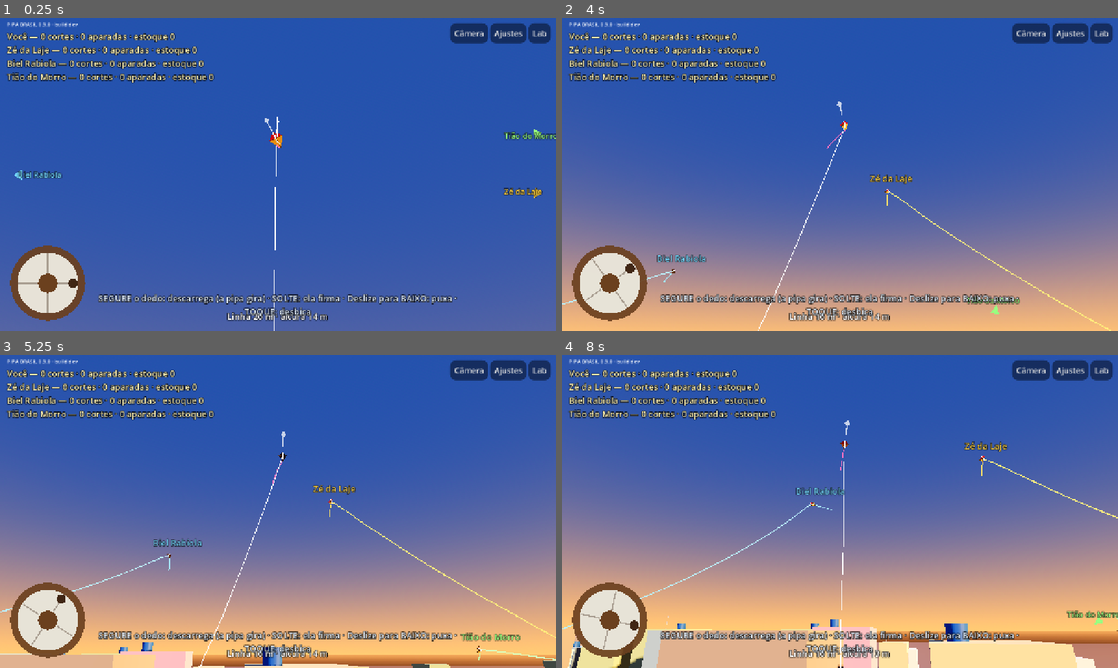
Above: before the commit, frames 1-4 (two rows, left to right).
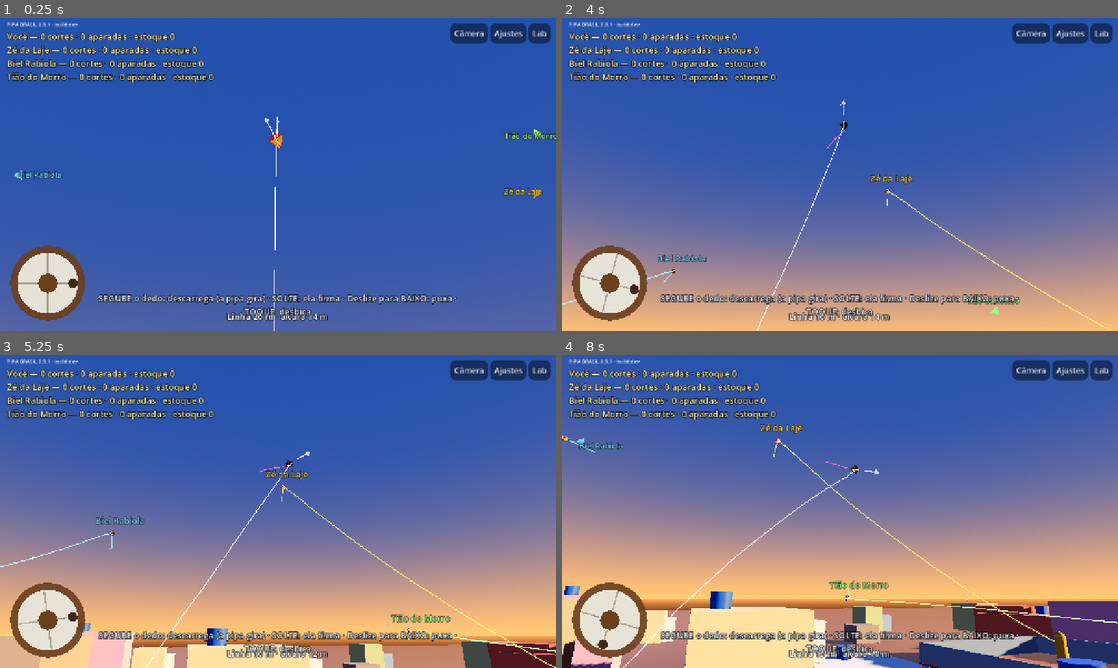
Above: after the commit, the same moments.

Repository: lucaskaeller201-ui/Pipa-Brasil
Game: Godot game, scene res://scenes/main/main.tscn
Same seed, same stepped clock (60 frames per second), same inputs: the game is played once before the commit and once after it.
Inputs (mouse positions are in pixels of both pictures, inside the frame that each line leads up to):
- Up to frame 1 (0.25 s): no input
- Up to frame 2 (4 s): click "Câmera" at 0.5 s; tap Enter at 1.25 s; move the mouse to (962, 158) at 1.27 s; hold W 1.28-2 s; tap Z at 1.35 s; click (962, 158) at 1.42 s; tap Space at 1.52 s; drag from (728, 190) to (812, 237) at 2.02 s; move the mouse to (895, 105) at 2.77 s; hold W 2.78-3.5 s; tap Q at 2.85 s; drag from (812, 237) to (673, 127) at 3.52 s
- Up to frame 3 (5.25 s): move the mouse to (444, 558) at 4.27 s; hold A 4.28-5 s; tap Z at 4.35 s; tap Space at 4.52 s; drag from (111, 464) to (194, 433) at 5.02 s
- Up to frame 4 (8 s): move the mouse to (867, 511) at 5.77 s; hold S 5.78-6.5 s; tap Q at 5.85 s; click (867, 511) at 5.92 s; drag from (756, 433) to (728, 527) at 6.52 s; move the mouse to (962, 495) at 7.27 s; hold W from 7.28 s (still down); tap Z at 7.35 s; tap Space at 7.52 s

The runs differ from the first frame. In frame 1, less than 0.1% of the frame differs, in the area x 8-9%, y 1-3%; in frame 2, 0.7%; in frame 3, 28%; in frame 4, 55%, in the area x 0-100%, y 1-100%.

Commit message:
0.9.1: puxar ganha de descarregar; teste do gesto de puxar
Co-Authored-By: Claude Opus 5.5 <noreply@anthropic.com>
Claude-Session: https://claude.ai/code/session_01VcBVPpGPHbKMkWY2F5CwiY

Diff:
--- a/game/match/livre.gd
+++ b/game/match/livre.gd
@@ -26,7 +26,8 @@
 const LINHA_POR_TELA := 2.5     ## m de linha por altura de tela deslizada
 const DESCARREGAR := 2.5        ## m/s de linha saindo com o dedo segurado
 const DAR_LINHA_MAX := 4.0      ## m/s: o mais rápido que se dá linha (segurando e deslizando para cima)
-const PUXOU_PX := 14.0          ## px para baixo que transformam o toque em puxada
+const PUXOU_PX := 6.0           ## px para baixo que transformam o dedo em dedo de puxar
+const DESCARREGAR_APOS := 0.4   ## s com o dedo parado (sem puxar) até começar a descarregar
 const TOQUE_MAX_S := 0.25
 const TOQUE_MAX_PX := 18.0
 const CORES := [Color(0.97, 0.97, 0.97), Color(1.0, 0.82, 0.25), Color(0.45, 0.85, 1.0),
@@ -110,11 +111,17 @@
 		v = maxf(v, 3.0)
 	# Descarregar: dedo segurado (sem puxar para baixo) ou tecla S/↑.
 	var descarregando := Input.is_physical_key_pressed(KEY_S) or Input.is_physical_key_pressed(KEY_UP)
+	var algum_puxando := false
+	for k in _dedos:
+		if bool((_dedos[k] as Dictionary).get("puxou", false)):
+			algum_puxando = true
 	for k in _dedos:
 		var d: Dictionary = _dedos[k]
-		if not bool(d.get("puxou", false)) and agora - float(d["t0"]) >= TOQUE_MAX_S:
+		var parado := (d["ult"] as Vector2).distance_to(d["ini"]) < 30.0 or (d["ult"] as Vector2).y < (d["ini"] as Vector2).y
+		if not algum_puxando and parado and agora - float(d["t0"]) >= DESCARREGAR_APOS:
 			descarregando = true
-	if v <= 0.5 and descarregando:
+	# Puxar sempre ganha de descarregar.
+	if v <= 0.05 and descarregando:
 		v = minf(v, -DESCARREGAR)   # deslizar para cima junto manda ainda mais rápido
 	e.haul_speed = clampf(v, -DAR_LINHA_MAX, forca_puxada)
 
@@ -236,7 +243,7 @@
 	_dy_quadro += relativo.y
 	var d: Dictionary = _dedos[indice]
 	d["ult"] = posicao
-	if posicao.y - (d["ini"] as Vector2).y > PUXOU_PX:
+	if relativo.y > 0.0 and posicao.y - (d["ini"] as Vector2).y > PUXOU_PX:
 		d["puxou"] = true   # este dedo é de puxar (enquanto estiver na tela)
 
 
--- a/project.godot
+++ b/project.godot
@@ -7,7 +7,7 @@
 
 config/name="PIPA BRASIL"
 config/description="Simulador brasileiro de pipas em 3D"
-config/version="0.9.0"
+config/version="0.9.1"
 run/main_scene="res://scenes/main/main.tscn"
 config/features=PackedStringArray("4.7", "Mobile")
 config/icon="res://icon.svg"
--- a/tests/unit/test_cena_principal.gd
+++ b/tests/unit/test_cena_principal.gd
@@ -67,3 +67,38 @@
 	assert_true(modo.world.is_finite_state())
 	raiz.call("_process", 0.016)
 	raiz.queue_free()
+
+
+## Gesto de puxar: dedo na tela deslizando para baixo vira puxada (não descarrega).
+func test_deslizar_para_baixo_puxa() -> void:
+	var cena: PackedScene = load("res://scenes/main/main.tscn")
+	var raiz := cena.instantiate()
+	tree.root.add_child(raiz)
+	raiz.call("avancar", 3.0)
+	var modo: FreeMode = raiz.get("modo")
+	var eu := modo.you()
+	var toque := InputEventScreenTouch.new()
+	toque.index = 0
+	toque.position = Vector2(640, 300)
+	toque.pressed = true
+	raiz.call("_input", toque)
+	# dedo parado um tempo (como quem encosta antes de puxar)
+	var dedos: Dictionary = raiz.get("_dedos")
+	(dedos[0] as Dictionary)["t0"] = float((dedos[0] as Dictionary)["t0"]) - 1.0
+	var maior := 0.0
+	for k in 6:
+		var arrasto := InputEventScreenDrag.new()
+		arrasto.index = 0
+		arrasto.position = Vector2(640, 300 + 25 * (k + 1))
+		arrasto.relative = Vector2(0, 25)
+		raiz.call("_input", arrasto)
+		raiz.call("_process", 1.0 / 60.0)
+		raiz.call("_physics_process", 1.0 / 120.0)
+		maior = maxf(maior, eu.input.haul_speed)
+	print("      [gesto] puxada pelo deslizar: %.1f m/s" % maior)
+	assert_true(maior > 2.0, "deslizar para baixo puxa (%.1f m/s)" % maior)
+	# parou o dedo depois de puxar: segura, não descarrega
+	raiz.call("_process", 1.0 / 60.0)
+	raiz.call("_physics_process", 1.0 / 120.0)
+	assert_true(eu.input.haul_speed >= 0.0, "dedo de puxar parado não descarrega")
+	raiz.queue_free()
Not shown, changed: export_presets.cfg
Not shown, changed: docs/changelog.md
